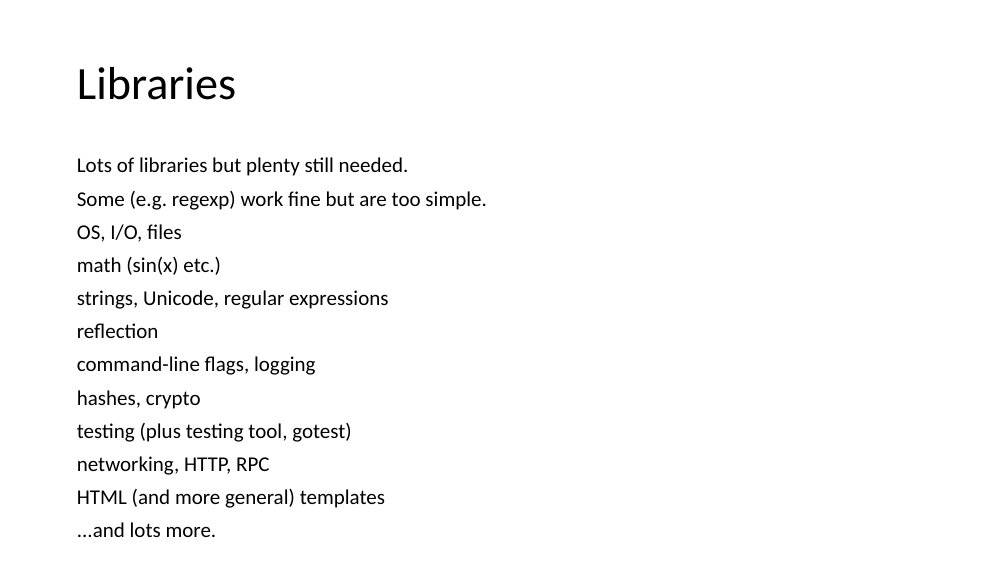
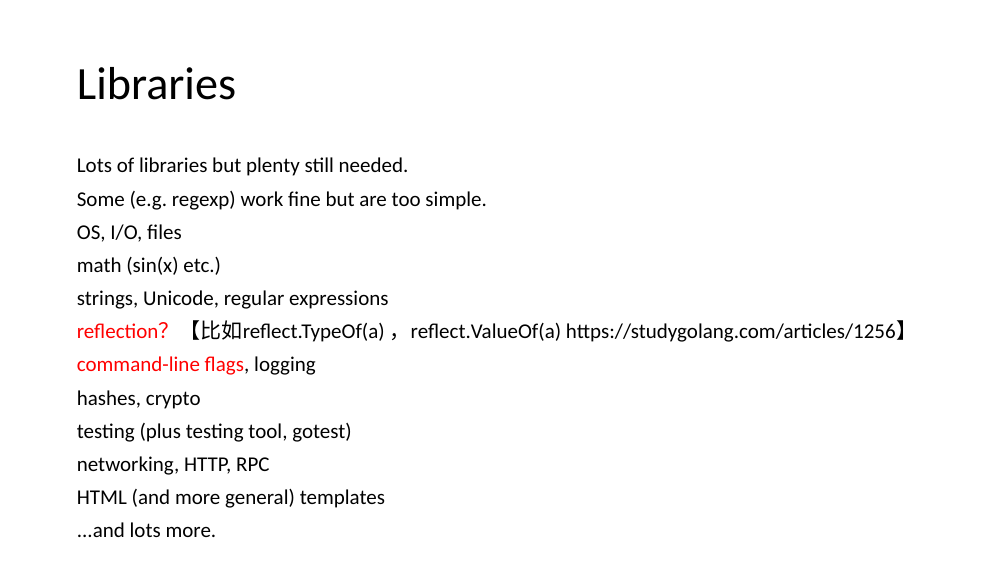
Before and after one commit to firstbird/goPresent, a slide deck: slide 33 of go introduction.pptx. Drawn at 1008x567 pixels with LibreOffice and Linux fonts; fonts in the diff are those of the drawing. Boxes give left, top, right and bottom in pixels: in the first picture for what was removed or moved away, otherwise in the second. Text is boxed around its words. In the diff, an @@ line names an element or a change of style, - is before the commit and + after.

```diff
--- a/go introduction.pptx
+++ b/go introduction.pptx
@@ text at [77, 321, 917, 342]: text changed @@
-reflection
+reflection？【比如reflect.TypeOf(a) ，reflect.ValueOf(a) https://studygolang.com/articles/1256】
@@ text at [77, 356, 316, 375]: text colour #000000 to #FF0000 in "command-line flags," @@
```
Also in this commit, not shown: 14 other slides changed.
